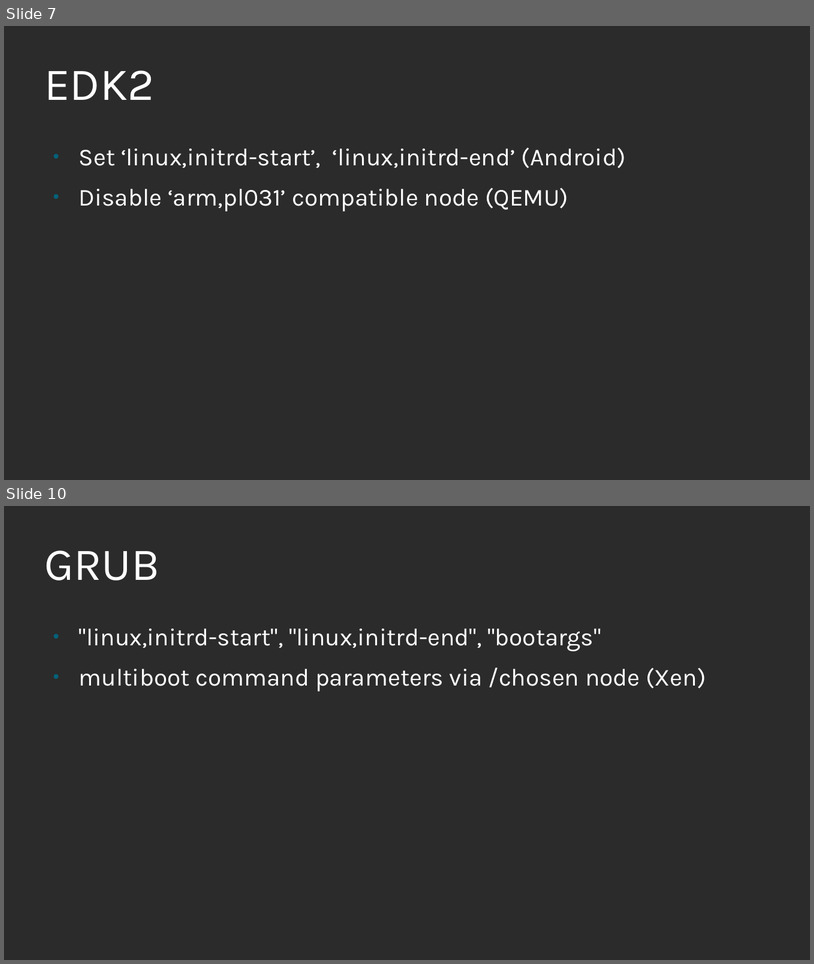
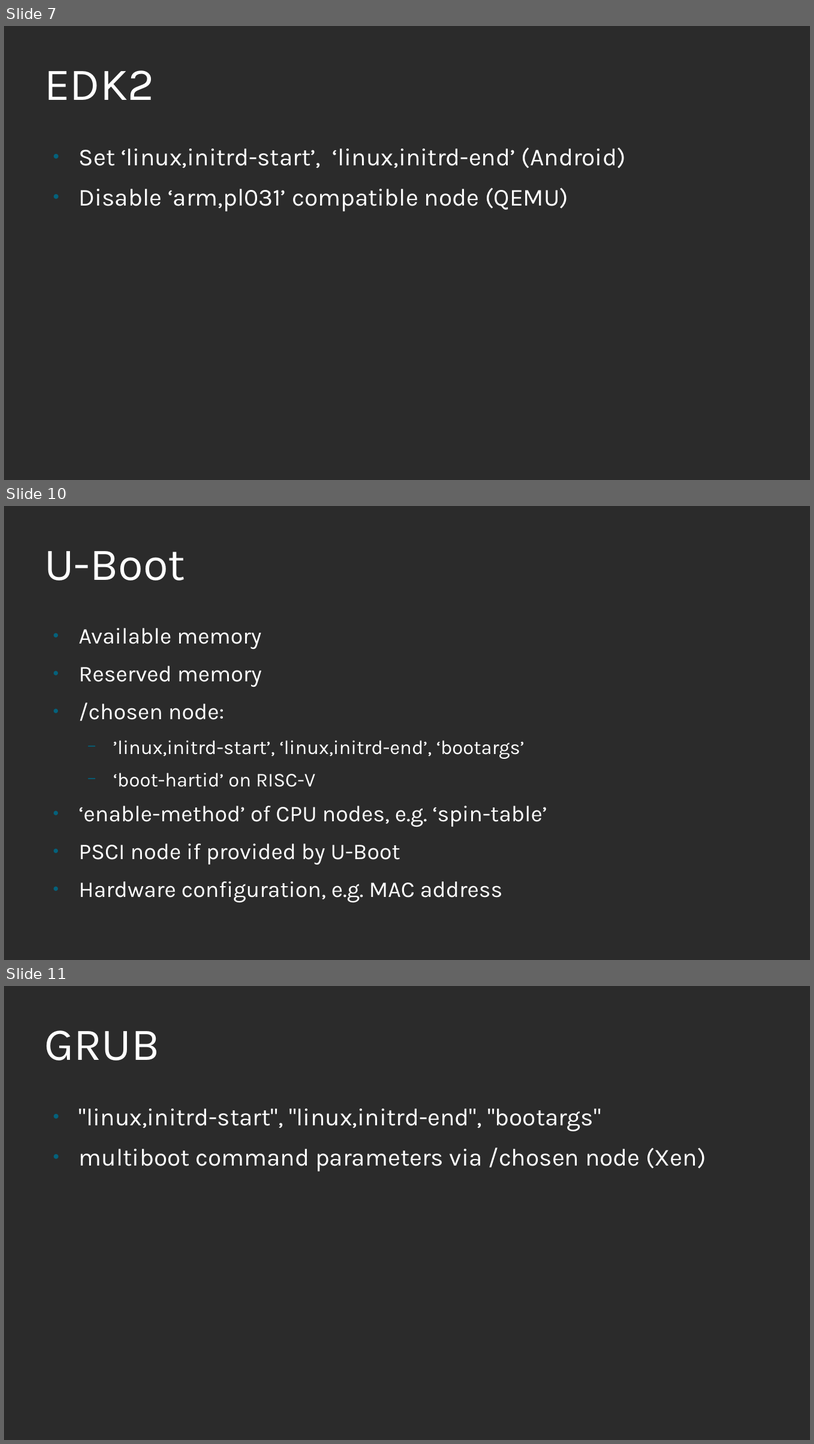
Before and after one commit to xypron/dte, a slide deck: Device Tree Lifetime.odp. Shown one above the other, each under a label of ours: slides 7 and 10 before the commit, slides 7, 10 and 11 after it; the slides between them are not shown. The pictures are 814x964 and 814x1444 pixels, drawn with LibreOffice and Linux fonts; fonts in the diff are those of the drawing; background and template pictures are left out; a plain dark background stands for a picture behind light text. Boxes give left, top, right and bottom in pixels: in the first picture for what was removed or moved away, otherwise in the second. Text is boxed around its words. In the diff, an @@ line names an element or a change of style, - is before the commit and + after.

```diff
--- a/Device Tree Lifetime.odp
+++ b/Device Tree Lifetime.odp
@@ slide 10 added at (x1=4, y1=506, x2=810, y2=960), background picture (left out) @@
@@ title added at (x1=44, y1=551, x2=186, y2=580), 45 pt, text #FFFFFF @@
+U-Boot
@@ text added at (x1=79, y1=628, x2=548, y2=903), 22.2 pt, text #FFFFFF @@
+● Available memory
+● Reserved memory
+● /chosen node:
+  − ’linux,initrd-start’, ‘linux,initrd-end’, ‘bootargs’
+  − ‘boot-hartid’ on RISC-V
+● ‘enable-method’ of CPU nodes, e.g. ‘spin-table’
+● PSCI node if provided by U-Boot
+● Hardware configuration, e.g. MAC address
@@ what was slide 10 is now slide 11 @@
```
Also in this commit, not shown: 2 slides changed, 1 other slide added, 1 slide removed, 5 other files.
